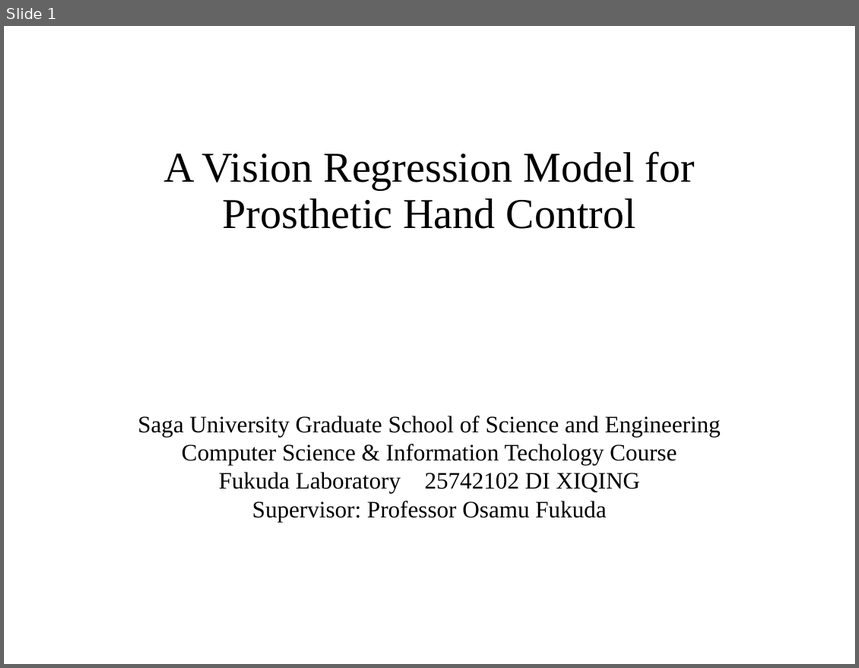
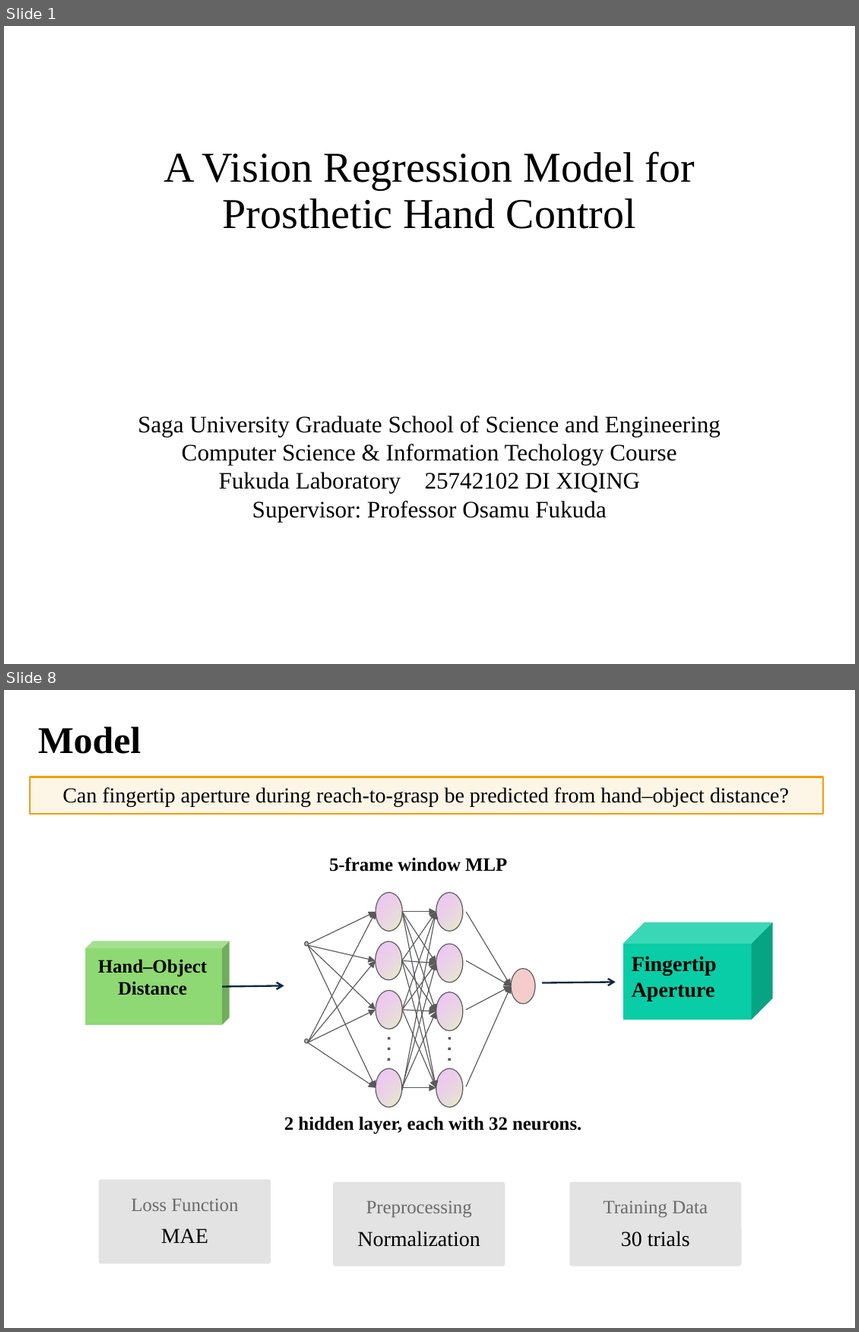
Before and after one commit to DiXiQing/Multimodal_Imitation_Learning, a slide deck: Zemi/2026-10-28-Di.pptx. Shown one above the other, each under a label of ours: slide 1 before the commit, slides 1 and 8 after it; the slides between them are not shown. The pictures are 859x668 and 859x1332 pixels, drawn with LibreOffice and Linux fonts; fonts in the diff are those of the drawing. Boxes give left, top, right and bottom in pixels: in the first picture for what was removed or moved away, otherwise in the second. Text is boxed around its words. In the diff, an @@ line names an element or a change of style, - is before the commit and + after.

```diff
--- a/Zemi/2026-10-28-Di.pptx
+++ b/Zemi/2026-10-28-Di.pptx
@@ slide 8 added at bbox=[4, 690, 855, 1328], background #FFFFFF @@
@@ text added at bbox=[38, 726, 141, 754], 32 pt, text #000000, bold @@
+Model
@@ rectangle added at bbox=[30, 777, 823, 813], fill #F59E0B at 10% opacity, outline #F59E0B 1.5 pt, 18 pt, text #000000 @@
+Can fingertip aperture during reach-to-grasp be predicted from hand–object distance?
@@ group added at bbox=[86, 857, 773, 1135]: 30 arrows, 11 ellipses, 4 texts, 2 cubes, 2 lines @@
+Hand–Object
+Distance
+Fingertip
+Aperture
+5-frame window MLP
+2 hidden layer, each with 32 neurons.
@@ rounded rectangle added at bbox=[98, 1179, 271, 1264], fill #E3E3E3 @@
@@ rounded rectangle added at bbox=[333, 1182, 506, 1266], fill #E3E3E3 @@
@@ rounded rectangle added at bbox=[570, 1182, 742, 1266], fill #E3E3E3 @@
@@ text added at bbox=[131, 1199, 238, 1211], 16 pt, text #6A6A6A @@
+Loss Function
@@ text added at bbox=[367, 1201, 472, 1218], 16 pt, text #6A6A6A @@
+Preprocessing
@@ text added at bbox=[604, 1201, 708, 1218], 16 pt, text #6A6A6A @@
+Training Data
@@ text added at bbox=[161, 1229, 208, 1243], 18 pt, text #000000 @@
+MAE
@@ text added at bbox=[357, 1231, 481, 1247], 18 pt, text #000000 @@
+Normalization
@@ text added at bbox=[621, 1231, 690, 1247], 18 pt, text #000000 @@
+30 trials
```
Also in this commit, not shown: 4 slides changed, 8 other slides added, 12 slides removed, 49 other files.
